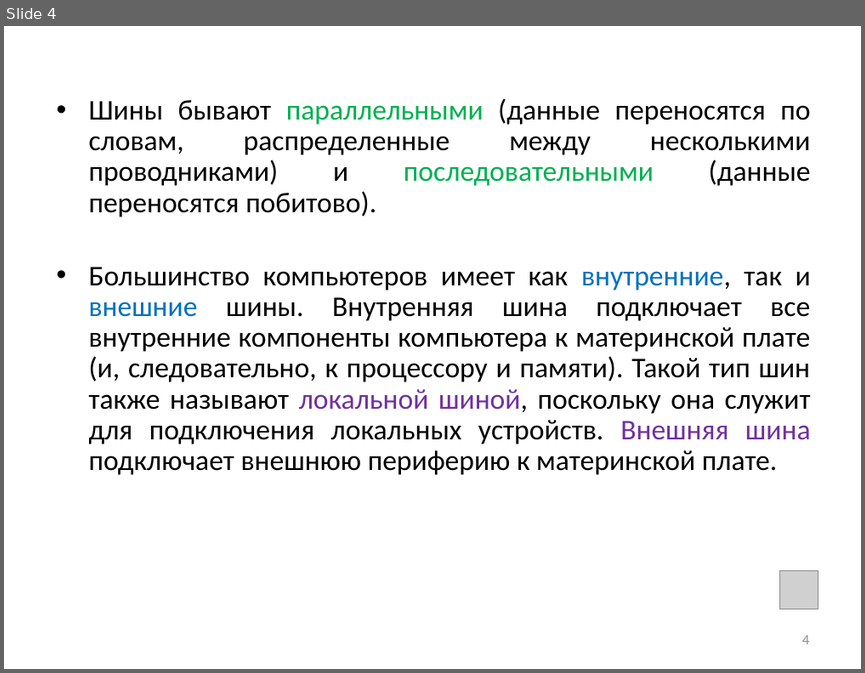
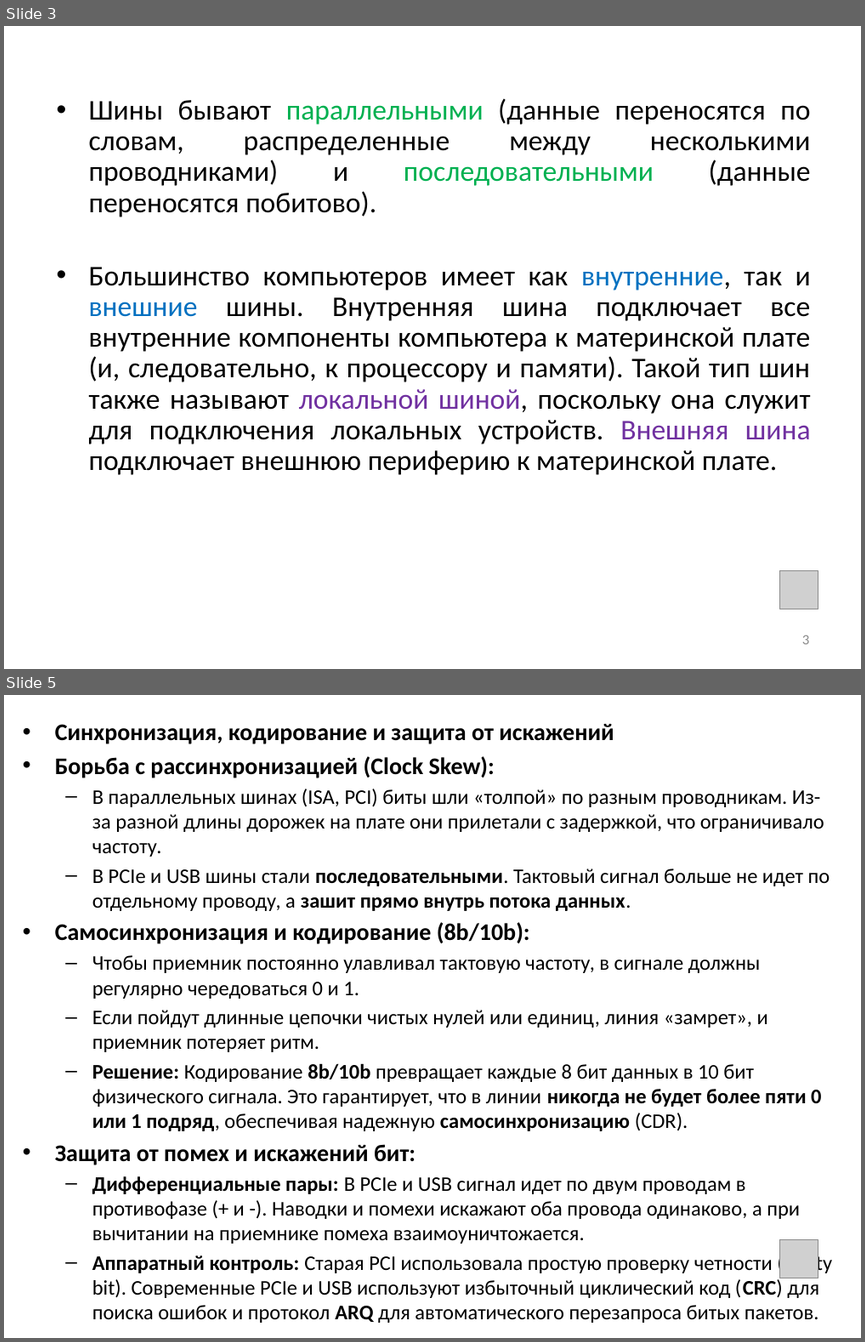
Before and after one commit to saysaysx/manual_materials, a slide deck: inf/audio/inf_5_sysbl_final.pptx. Shown one above the other, each under a label of ours: slide 4 before the commit, slides 3 and 5 after it; the slides between them are not shown. The pictures are 865x673 and 865x1342 pixels, drawn with LibreOffice and Linux fonts; fonts in the diff are those of the drawing; grey boxes stand for pictures. Boxes give left, top, right and bottom in pixels: in the first picture for what was removed or moved away, otherwise in the second. Text is boxed around its words. In the diff, an @@ line names an element or a change of style, - is before the commit and + after.

```diff
--- a/inf/audio/inf_5_sysbl_final.pptx
+++ b/inf/audio/inf_5_sysbl_final.pptx
@@ slide 5 added at [4,695,861,1338], background #FFFFFF @@
@@ text added at [55,724,832,1322], 17.5 pt, text #000000 @@
+• Синхронизация, кодирование и защита от искажений
+• Борьба с рассинхронизацией (Clock Skew):
+  – В параллельных шинах (ISA, PCI) биты шли «толпой» по разным проводникам. Из-за разной длины дорожек на плате они прилетали с задержкой, что ограничивало частоту.
+  – В PCIe и USB шины стали последовательными. Тактовый сигнал больше не идет по отдельному проводу, а зашит прямо внутрь потока данных.
+• Самосинхронизация и кодирование (8b/10b):
+  – Чтобы приемник постоянно улавливал тактовую частоту, в сигнале должны регулярно чередоваться 0 и 1.
+  – Если пойдут длинные цепочки чистых нулей или единиц, линия «замрет», и приемник потеряет ритм.
+  – Решение: Кодирование 8b/10b превращает каждые 8 бит данных в 10 бит физического сигнала. Это гарантирует, что в линии никогда не будет более пяти 0 или 1 подряд, обеспечивая надежную самосинхронизацию (CDR).
+• Защита от помех и искажений бит:
+  – Дифференциальные пары: В PCIe и USB сигнал идет по двум проводам в противофазе (+ и -). Наводки и помехи искажают оба провода одинаково, а при вычитании на приемнике помеха взаимоуничтожается.
+  – Аппаратный контроль: Старая PCI использовала простую проверку четности (Parity bit). Современные PCIe и USB используют избыточный циклический код (CRC) для поиска ошибок и протокол ARQ для автоматического перезапроса битых пакетов.
@@ picture added at [779,1239,818,1277] @@
@@ what was slide 4 is now slide 3 @@
@@ page number at [802,635,809,644]: text changed @@
-4
+3
```
Also in this commit, not shown: 6 slides changed, 21 other slides added, 13 slides removed.
